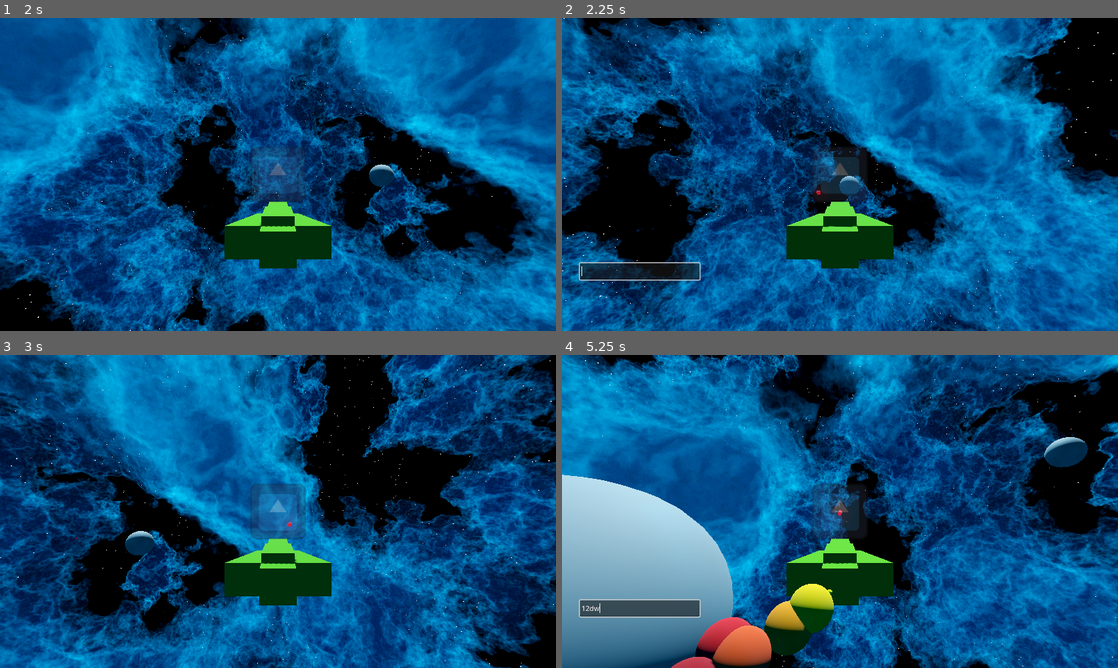
Above: before the commit, frames 1-4 (two rows, left to right).
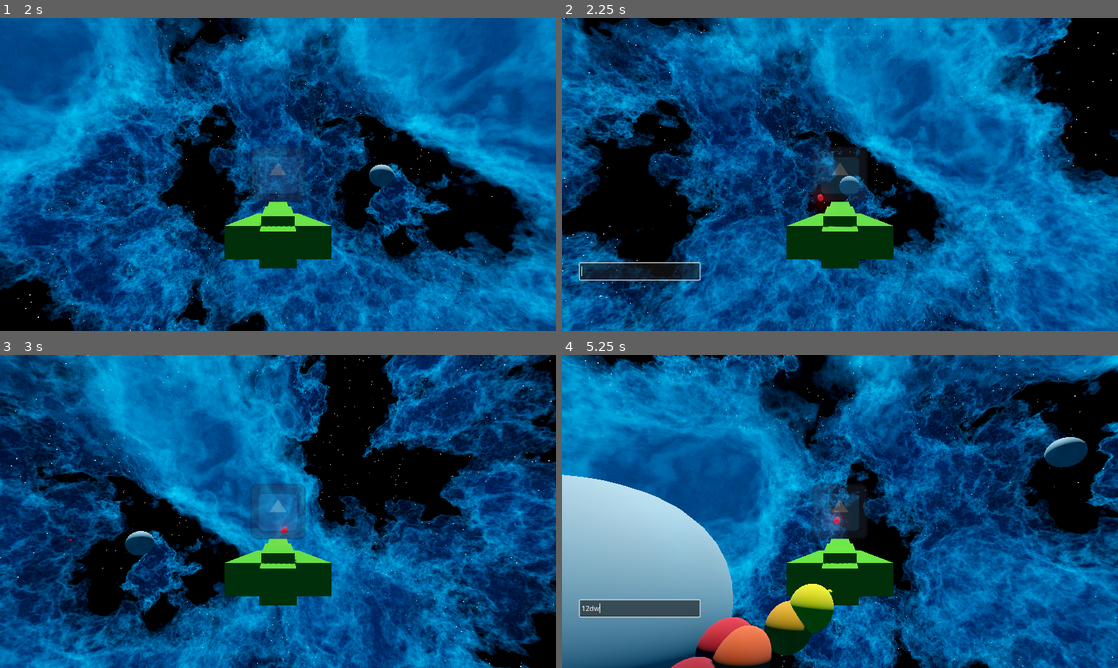
Above: after the commit, the same moments.

Repository: JestemStefan/MP_GAME_TEST
Game: Godot game, scene res://scenes/world/world.tscn
The game is run twice, just before and just after one commit, with the same random seed, the same clock (stepped at 60 frames per second) and the same inputs. The engine's default icon, where the game draws it, is replaced by a stand-in: a white triangle on a blue panel in a dark square.
Inputs (mouse positions are in pixels of both pictures, inside the frame that each line leads up to):
- Up to frame 1 (2 s): click (278, 193) at 0.52 s; type "12" at 0.6 s; click "HOST" at 1.25 s
- Up to frame 2 (2.25 s): tap Enter (ui_accept) at 2 s; move the mouse to (962, 158) at 2.02 s; hold D (MOVE_RIGHT) from 2.03 s (still down); tap Tab (ui_focus_next) at 2.1 s; click (962, 158) at 2.17 s
- Up to frame 3 (3 s): tap Enter (ui_accept) at 2.27 s; move the mouse to (166, 527) at 2.77 s; release D (MOVE_RIGHT) at 2.78 s; hold S (MOVE_BACKWARD) from 2.78 s (still down); tap Tab (ui_focus_next) at 2.85 s; click (166, 527) at 2.92 s
- Up to frame 4 (5.25 s): tap Enter (ui_accept) at 3.02 s; release S (MOVE_BACKWARD) at 3.5 s; click (639, 608) at 3.52 s; type "12" at 3.6 s; move the mouse to (895, 442) at 4.27 s; hold D (MOVE_RIGHT) 4.28-5.03 s; tap Tab (ui_focus_next) at 4.35, 5.1 s; click (895, 442) at 4.42 s; move the mouse to (812, 574) at 5.02 s; hold W (MOVE_FORWARD) from 5.03 s (still down); click (812, 574) at 5.17 s

Frame 1 is identical in both runs. In frame 2, less than 0.1% of the frame differs, in the area x 45-48%, y 55-61%; in frame 3, less than 0.1%; in frame 4, less than 0.1%.
Error before the commit: Assertion failed: UPNP Discover Failed! Error 24 (res://scenes/world/world.gd:47)
Error after the commit: Assertion failed: UPNP Discover Failed! Error 24 (res://scenes/world/world.gd:50)

Commit message:
Add homing missle (bullet)

Diff:
--- a/scenes/bullet/bullet.gd
+++ b/scenes/bullet/bullet.gd
@@ -1,20 +1,26 @@
 extends CharacterBody3D
 
-
-const SPEED = 200.0
+var target = null
+const SPEED = 100.0
 
 
 func _ready():
 	self.velocity = -self.transform.basis.z * SPEED
 
 func _physics_process(delta):
+	self.velocity = -self.transform.basis.z * SPEED
+
+	if target:
+		var direction = self.target.position - self.position
+		self.velocity = direction.normalized() * SPEED
+
+
+	self.look_at(self.position + self.velocity)
+
 	var collision = move_and_collide(self.velocity * delta)
 
 	if collision:
-		print("BOOM")
 		self.call_deferred("queue_free")
-
-
 
 func _on_timer_timeout():
 	self.call_deferred("queue_free")
--- a/scenes/player/player.gd
+++ b/scenes/player/player.gd
@@ -1,4 +1,5 @@
 extends CharacterBody3D
+class_name Player
 
 var peer_id: int
 
@@ -6,6 +7,8 @@
 
 var screen_center: Vector2 = Vector2.ZERO
 var mouse_steering: Vector2 = Vector2.ZERO
+
+var current_target = null
 
 @onready var bullet_scene = preload("res://scenes/bullet/bullet.tscn")
 
@@ -16,6 +19,8 @@
 func _enter_tree():
 	self.peer_id = self.name.to_int()
 	set_multiplayer_authority(self.peer_id)
+
+
 
 func _ready():
 	if not is_multiplayer_authority():
@@ -33,7 +38,7 @@
 
 	elif event is InputEventMouseButton:
 		if event.is_pressed() and event.button_index == 1:
-			self._shoot_weapon.rpc()
+			self._shoot_weapon.rpc(current_target)
 
 func _physics_process(delta):
 	if not is_multiplayer_authority():
@@ -41,6 +46,9 @@
 
 	if Input.is_action_just_released("ui_accept"):
 		self._handle_chat()
+
+	if Input.is_action_just_released("ui_focus_next"):
+		self._lock_and_load()
 
 	var new_direction: Vector3 = Vector3.ZERO
 
@@ -61,17 +69,43 @@
 
 	self.move_and_slide()
 
+func _lock_and_load():
+	self.set_current_target.rpc()
+
+
+@rpc("call_local")
+func set_current_target():
+#	if multiplayer.get_remote_sender_id() == multiplayer.get_unique_id():
+#		var players = get_tree().get_nodes_in_group("players")
+#		print("Local state: " + str(players))
+#
+#
+#	else:
+#		var players = get_tree().get_nodes_in_group("players")
+#		print("Remote state: " + str(players))
+
+	var players = get_tree().get_nodes_in_group("players")
+	for player in players:
+		if player != self:
+			current_target = player
+			break
+
+
 @rpc("call_local")
 func _spawn_particles(on_off):
 	$GPUParticles3D.set_emitting(on_off)
 
 
 @rpc("call_local")
-func _shoot_weapon():
+func _shoot_weapon(target):
 	var new_bullet = bullet_scene.instantiate()
 	new_bullet.position = self.position - self.transform.basis.z * 5
 	new_bullet.transform.basis = self.transform.basis
-	get_tree().current_scene.add_child(new_bullet, true)
+
+	new_bullet.target = current_target
+
+	get_tree().current_scene.add_child(new_bullet)
+
 
 func _handle_chat():
 	if chat_entry.is_visible():
--- a/scenes/player/player.tscn
+++ b/scenes/player/player.tscn
@@ -49,7 +49,7 @@
 properties/1/spawn = true
 properties/1/sync = true
 
-[node name="Player" type="CharacterBody3D"]
+[node name="Player" type="CharacterBody3D" groups=["players"]]
 motion_mode = 1
 script = ExtResource("1_5d0vp")
 
--- a/scenes/world/world.gd
+++ b/scenes/world/world.gd
@@ -8,6 +8,8 @@
 var enet_peer = ENetMultiplayerPeer.new()
 
 const player_scene = preload("res://scenes/player/player.tscn")
+
+var peer_mapping: Dictionary = {}
 
 func _unhandled_input(event):
 	if Input.is_action_just_released("ui_cancel"):
@@ -23,7 +25,8 @@
 
 	multiplayer.peer_connected.connect(add_player)
 
-	self.add_player(multiplayer.get_unique_id())
+	var host_id = multiplayer.get_unique_id()
+	self.add_player(host_id)
 
 	self.upnp_setup()
 
Not shown: 2 places in scenes/bullet/bullet.tscn that only renumber resources
